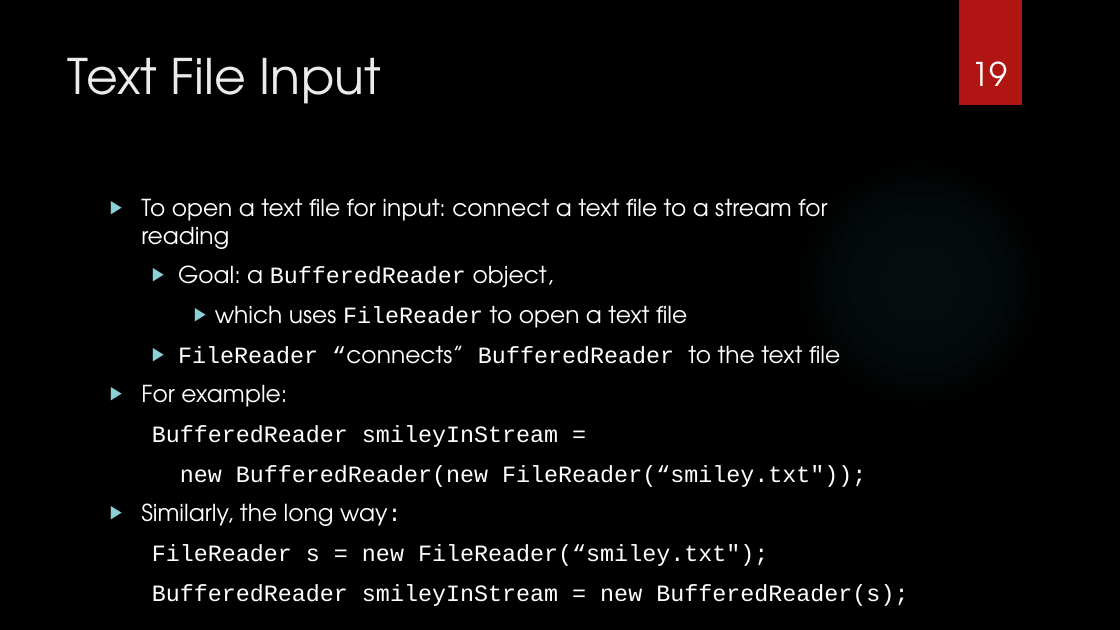
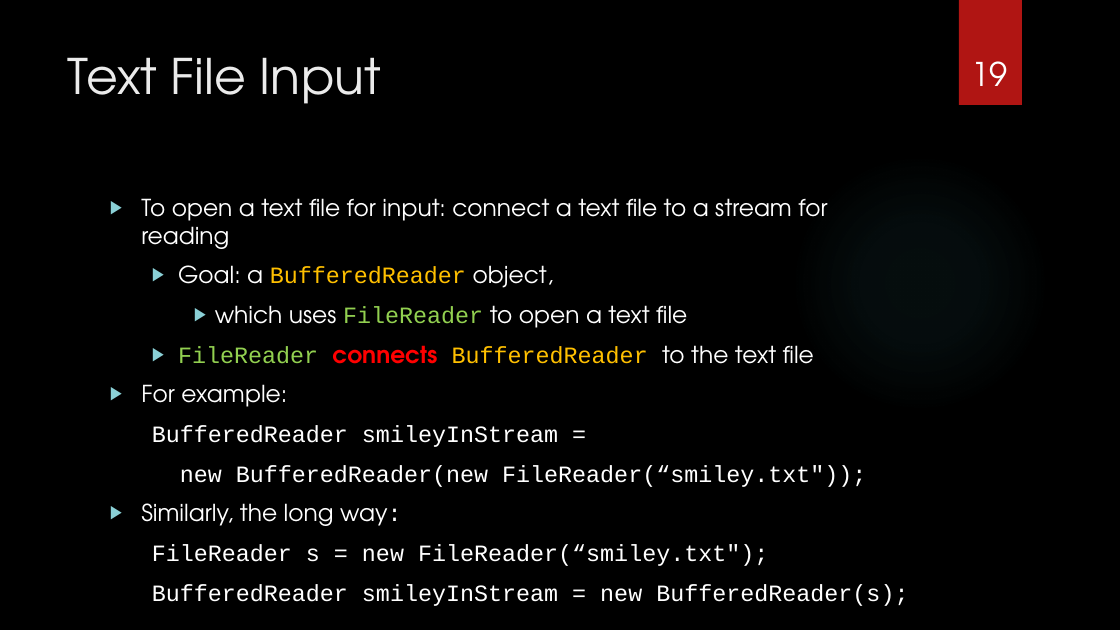
Before and after one commit to 9231058/AP101, a slide deck: slide 19 of slides/07-Ch12.pptx. Drawn at 1120x630 pixels with LibreOffice and Linux fonts; fonts in the diff are those of the drawing; background and template pictures are left out. Boxes give left, top, right and bottom in pixels: in the first picture for what was removed or moved away, otherwise in the second. Text is boxed around its words. In the diff, an @@ line names an element or a change of style, - is before the commit and + after.

```diff
--- a/slides/07-Ch12.pptx
+++ b/slides/07-Ch12.pptx
@@ text at (178,265,687,328): text colour #FFFFFF to #FFC000 in "BufferedReader"; text colour #FFFFFF to #92D050 in "FileReader" @@
@@ text at (178,345,814,364): text changed; text colour #FFFFFF to #FFC000 @@
-  ▶ FileReader “connects” BufferedReader to the text file
+  ▶ FileReader connects BufferedReader to the text file
```
Also in this commit, not shown: 10 other slides changed, 1 slide added, 1 other file.
